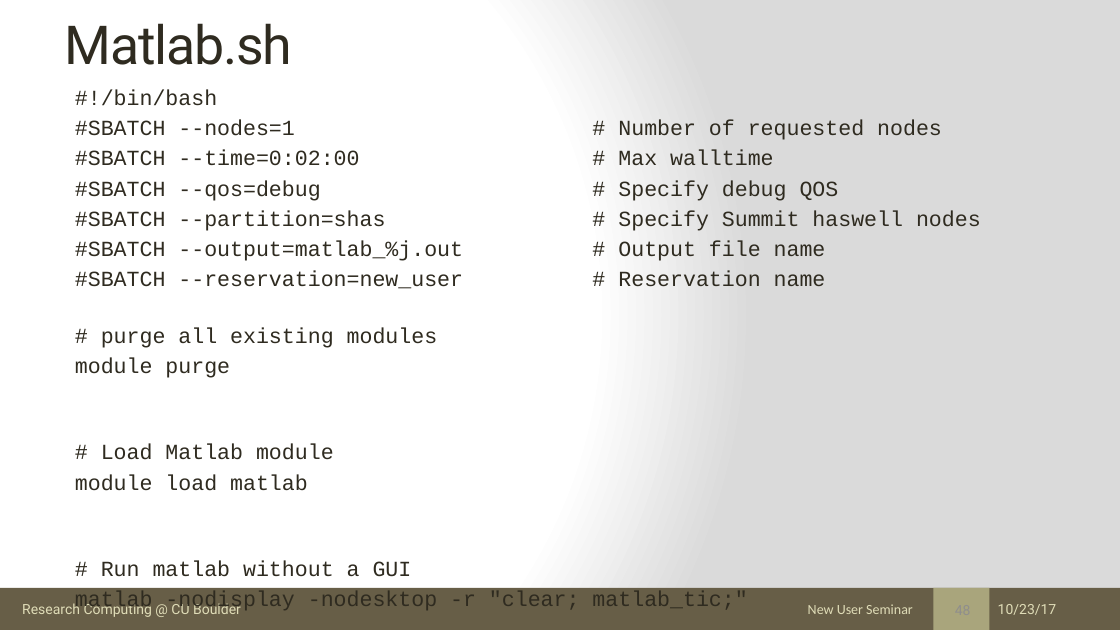
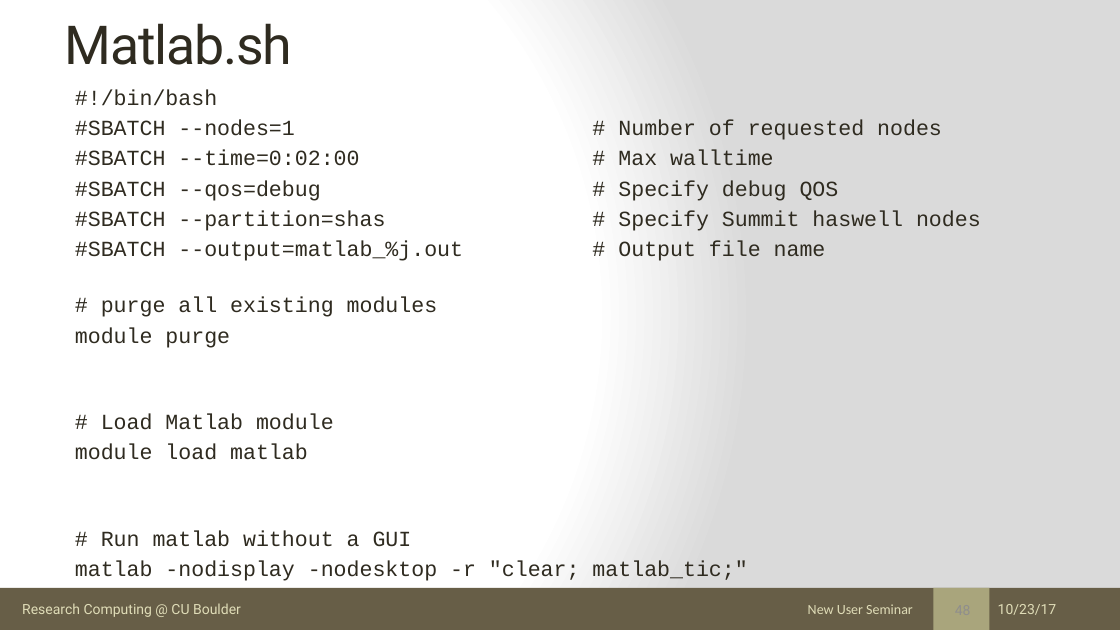
Before and after one commit to ResearchComputing/New_User_Seminar, a slide deck: slide 48 of rc_new_user_seminar_2017.pptx. Drawn at 1120x630 pixels with LibreOffice and Linux fonts; fonts in the diff are those of the drawing. Boxes give left, top, right and bottom in pixels: in the first picture for what was removed or moved away, otherwise in the second. Text is boxed around its words. In the diff, an @@ line names an element or a change of style, - is before the commit and + after.

Commit message:
Updated New User ppt

```diff
--- a/rc_new_user_seminar_2017.pptx
+++ b/rc_new_user_seminar_2017.pptx
@@ text at bbox=[75, 271, 826, 289]: paragraph removed @@
-#SBATCH --reservation=new_user # Reservation name
```
Also in this commit, not shown: 5 other slides changed, 1 other file.
